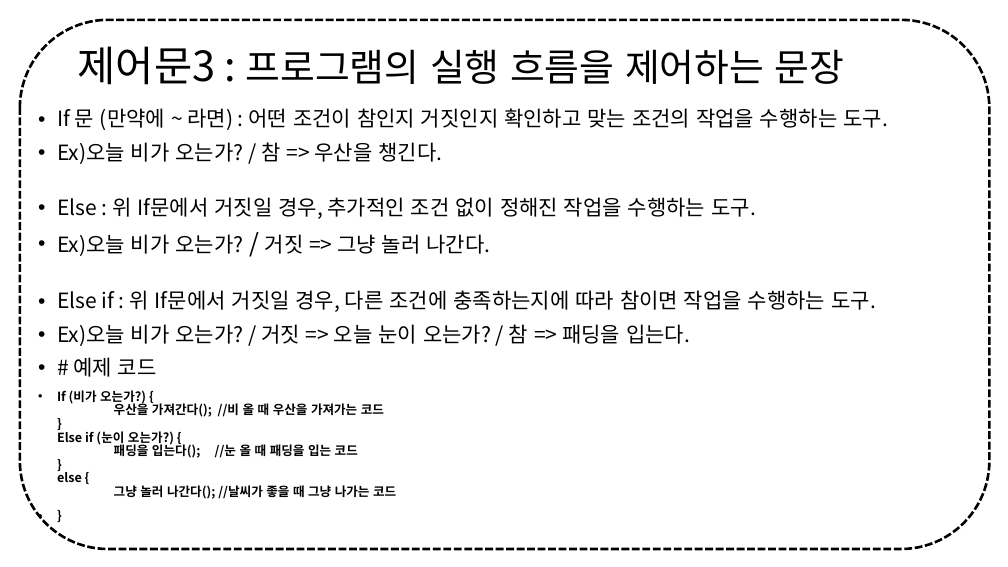
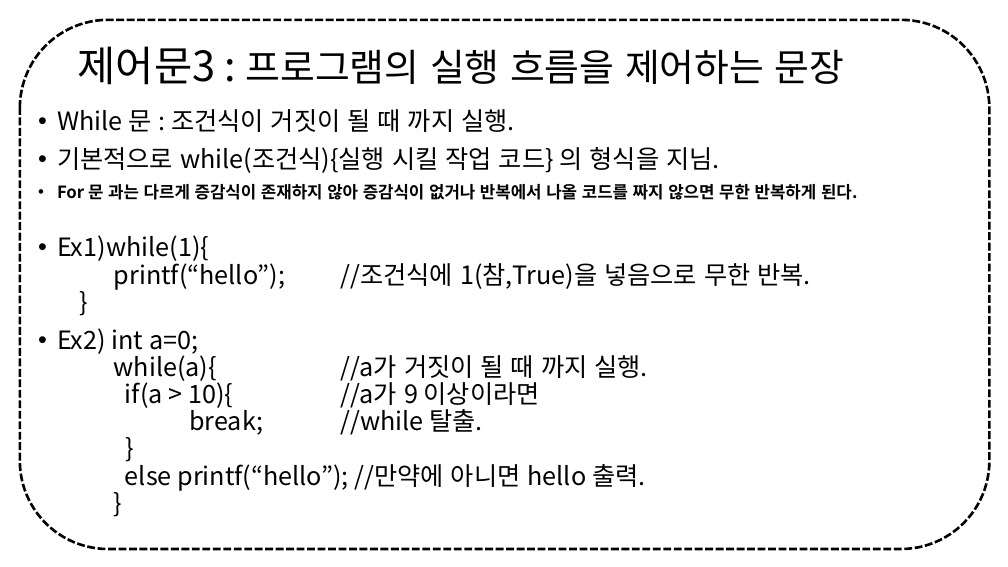
Before and after one commit to Z3r0c0k3/23-make, a slide deck: slide 15 of C lang/정보보안 멘토링 - C언어 zeroday.pptx (slide 8 before the commit). Drawn at 1008x567 pixels with LibreOffice and Linux fonts; fonts in the diff are those of the drawing. Boxes give left, top, right and bottom in pixels: in the first picture for what was removed or moved away, otherwise in the second. Text is boxed around its words. In the diff, an @@ line names an element or a change of style, - is before the commit and + after.

```diff
--- a/C lang/정보보안 멘토링 - C언어 zeroday.pptx
+++ b/C lang/정보보안 멘토링 - C언어 zeroday.pptx
@@ text at (57,109,858,491): text changed; size 20 to 24 pt @@
-• If 문 (만약에 ~ 라면) : 어떤 조건이 참인지 거짓인지 확인하고 맞는 조건의 작업을 수행하는 도구.
-• Ex)오늘 비가 오는가? / 참 => 우산을 챙긴다.
-• Else : 위 If문에서 거짓일 경우, 추가적인 조건 없이 정해진 작업을 수행하는 도구.
-• Ex)오늘 비가 오는가? / 거짓 => 그냥 놀러 나간다.
-• Else if : 위 If문에서 거짓일 경우, 다른 조건에 충족하는지에 따라 참이면 작업을 수행하는 도구.
-• Ex)오늘 비가 오는가? / 거짓 => 오늘 눈이 오는가? / 참 => 패딩을 입는다.
-• # 예제 코드
-• If (비가 오는가?) {
-  우산을 가져간다(); //비 올 때 우산을 가져가는 코드
-  }
-  Else if (눈이 오는가?) {
-  패딩을 입는다(); //눈 올 때 패딩을 입는 코드
-  }
-  else {
-  그냥 놀러 나간다(); //날씨가 좋을 때 그냥 나가는 코드
-• }
+• While 문 : 조건식이 거짓이 될 때 까지 실행.
+• 기본적으로 while(조건식){실행 시킬 작업 코드} 의 형식을 지님.
+• For 문 과는 다르게 증감식이 존재하지 않아 증감식이 없거나 반복에서 나올 코드를 짜지 않으면 무한 반복하게 된다.
+• Ex1)while(1){
+  printf(“hello”); //조건식에 1(참,True)을 넣음으로 무한 반복.
+  }
+• Ex2) int a=0;
+  while(a){ //a가 거짓이 될 때 까지 실행.
+  if(a > 10){ //a가 9 이상이라면
+  break; //while 탈출.
+  }
+  else printf(“hello”); //만약에 아니면 hello 출력.
+  }
```
Also in this commit, not shown: 4 other slides changed, 9 slides added, 1 slide removed.
